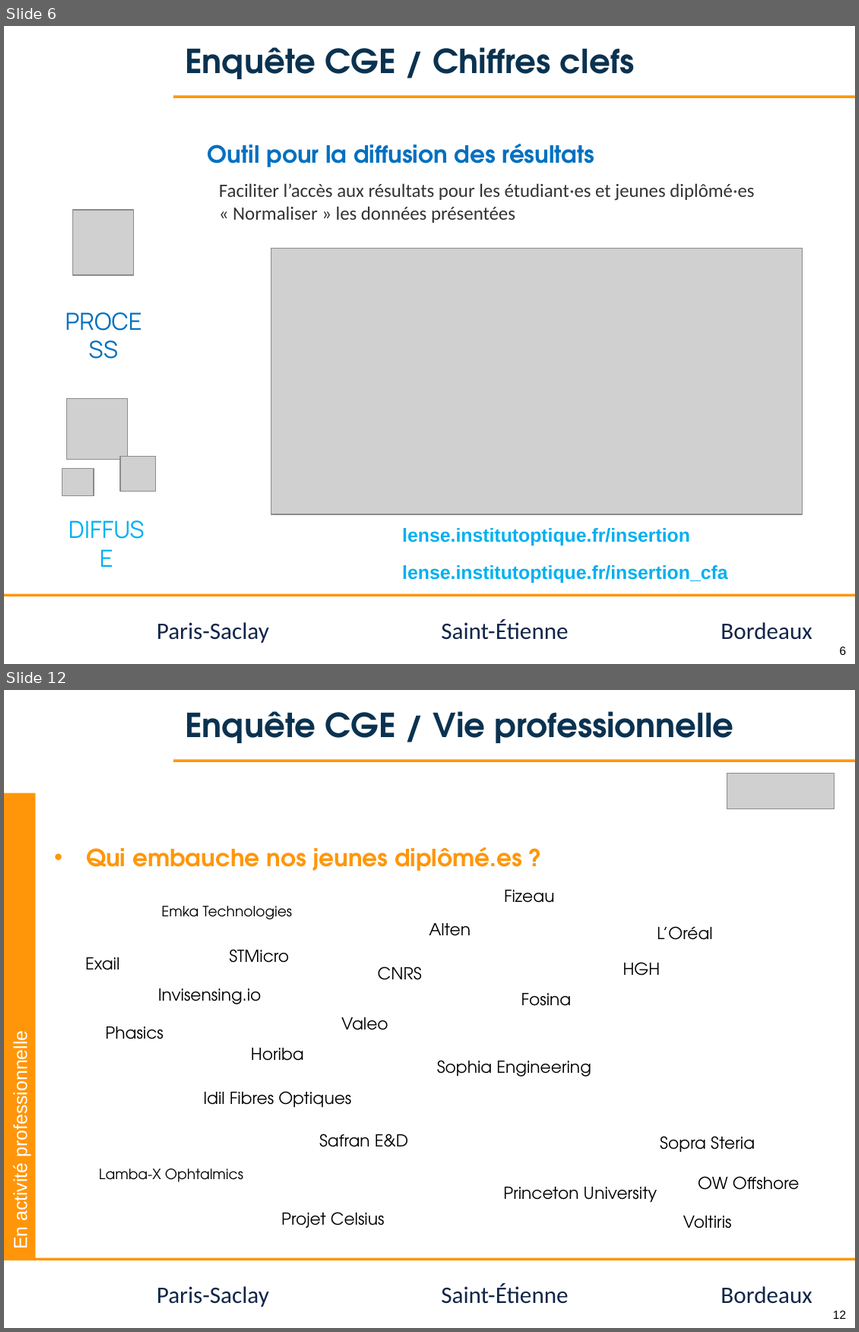
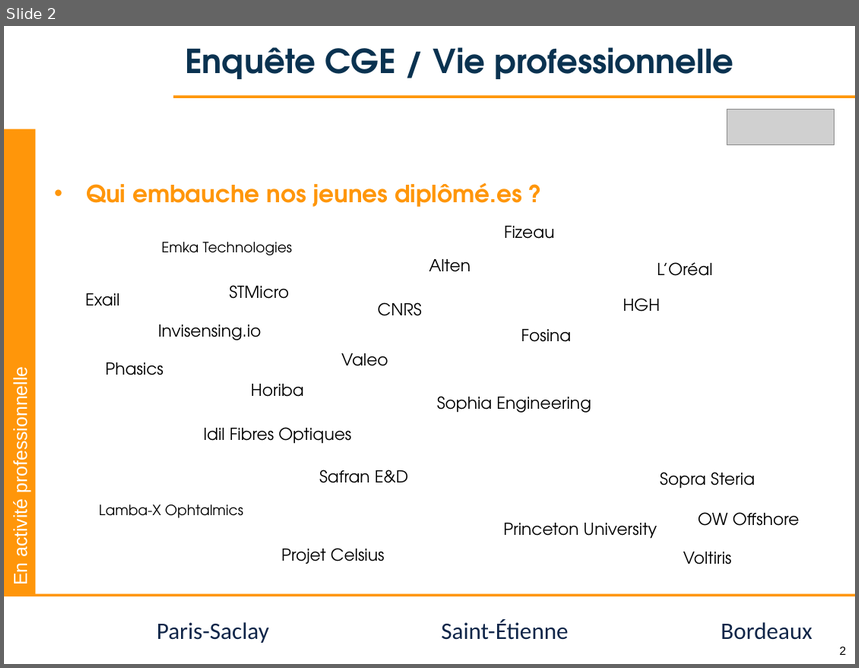
Before and after one commit to jvillemejane/jvillemejane, a slide deck: Presentations/2024_11_21_COFOR_CGE.pptx. Shown one above the other, each under a label of ours: slides 6 and 12 before the commit, slide 2 after it; the slides between them are not shown. The pictures are 859x1332 and 859x668 pixels, drawn with LibreOffice and Linux fonts; fonts in the diff are those of the drawing; grey boxes stand for pictures; background and template pictures are left out. Boxes give left, top, right and bottom in pixels: in the first picture for what was removed or moved away, otherwise in the second. Text is boxed around its words. In the diff, an @@ line names an element or a change of style, - is before the commit and + after.

```diff
--- a/Presentations/2024_11_21_COFOR_CGE.pptx
+++ b/Presentations/2024_11_21_COFOR_CGE.pptx
@@ slide 6 removed at bbox=[4, 26, 855, 664], background #FFFFFF; not listed: 6 template elements that a slide beside it also shows @@
@@ title removed at bbox=[185, 47, 634, 79] @@
-Enquête CGE / Chiffres clefs
@@ text removed at bbox=[208, 144, 595, 167] @@
-Outil pour la diffusion des résultats
@@ text removed at bbox=[219, 183, 754, 223] @@
-Faciliter l’accès aux résultats pour les étudiant·es et jeunes diplômé·es
-« Normaliser » les données présentées
@@ picture removed at bbox=[73, 210, 133, 275] @@
@@ picture removed at bbox=[272, 248, 803, 515] @@
@@ text removed at bbox=[52, 303, 155, 340] @@
-PROCESS
@@ picture removed at bbox=[67, 399, 127, 459] @@
@@ picture removed at bbox=[120, 457, 155, 492] @@
@@ picture removed at bbox=[62, 468, 94, 496] @@
@@ text removed at bbox=[58, 511, 155, 549] @@
-DIFFUSE
@@ text removed at bbox=[402, 528, 728, 583] @@
-lense.institutoptique.fr/insertion
-lense.institutoptique.fr/insertion_cfa
@@ what was slide 12 is now slide 2 @@
@@ page number at bbox=[840, 647, 847, 655]: text changed @@
-12
+2
```
Also in this commit, not shown: 1 slide changed, 9 other slides removed, 2 other files.
